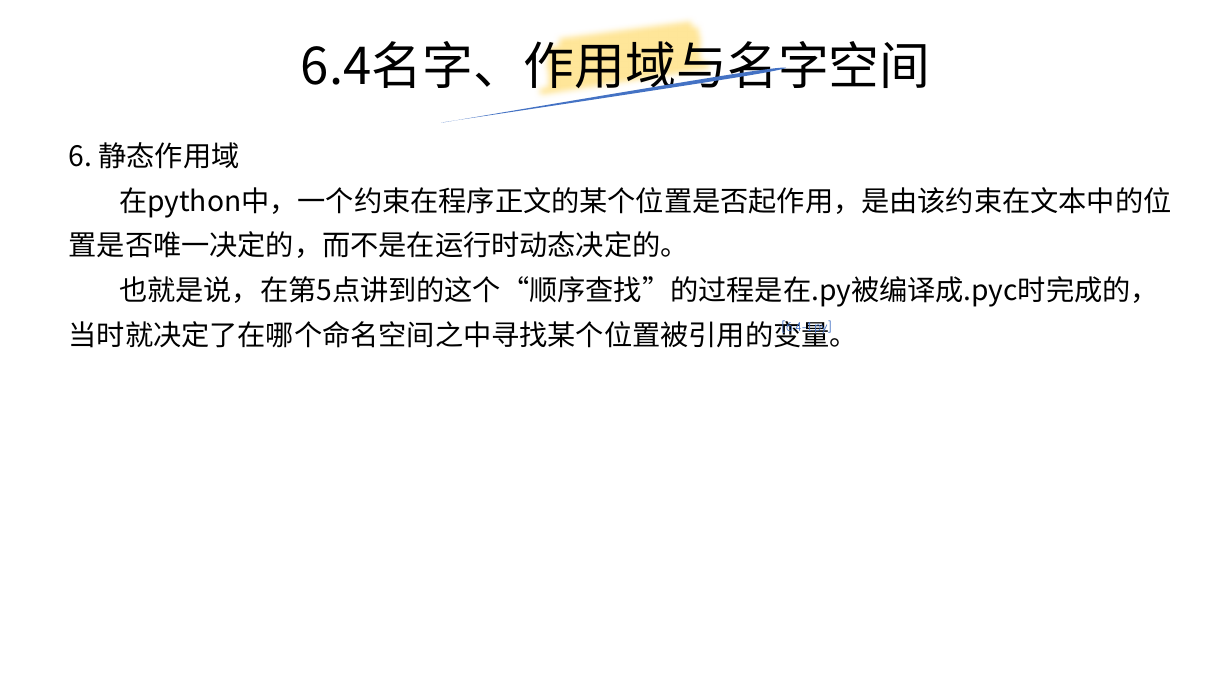
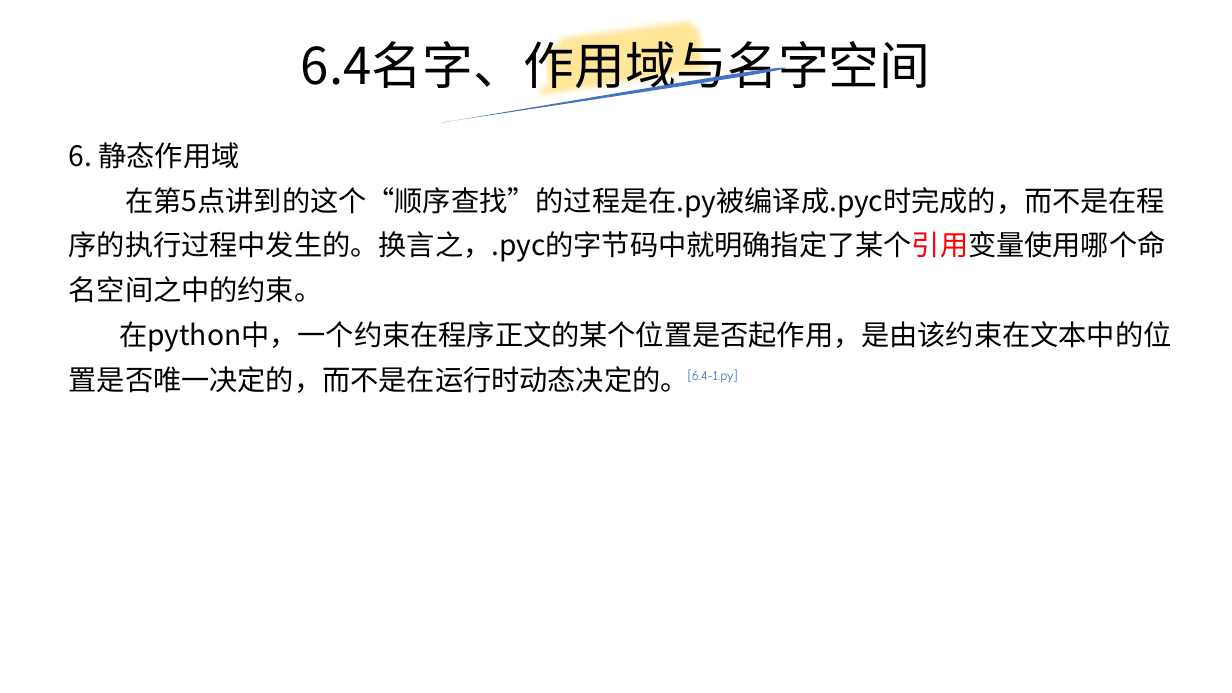
Before and after one commit to yiwenliu/CorePython, a slide deck: slide 52 of PPT/CorePython.pptx. Drawn at 1232x693 pixels with LibreOffice and Linux fonts; fonts in the diff are those of the drawing. Boxes give left, top, right and bottom in pixels: in the first picture for what was removed or moved away, otherwise in the second. Text is boxed around its words. In the diff, an @@ line names an element or a change of style, - is before the commit and + after.

```diff
--- a/PPT/CorePython.pptx
+++ b/PPT/CorePython.pptx
@@ text at (69,187,1166,303): paragraph added @@
+在第5点讲到的这个“顺序查找”的过程是在.py被编译成.pyc时完成的，而不是在程序的执行过程中发生的。换言之，.pyc的字节码中就明确指定了某个引用变量使用哪个命名空间之中的约束。
@@ text at (69,276,1159,348): paragraph removed @@
-也就是说，在第5点讲到的这个“顺序查找”的过程是在.py被编译成.pyc时完成的，当时就决定了在哪个命名空间之中寻找某个位置被引用的变量。
@@ text "[6.4-1.py]": place and size @@
-text "[6.4-1.py]" at (782,319,832,336)
+text "[6.4-1.py]" at (688,369,738,383)
```
Also in this commit, not shown: 2 other slides changed, 1 other file.
